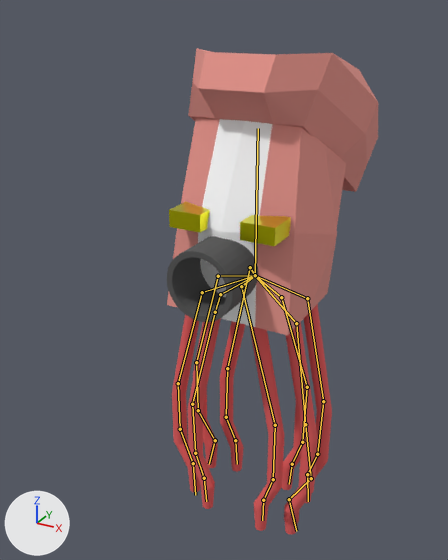
The FBX model blender/Alien.fbx as it was, and as the next commit left it.
One viewpoint serves both versions: a camera (50 mm lens) standing at (7.75, -16.1, 16.08) and looking at (-1.28, 0.31, 7.87). Arrows for +X, +Y and +Z are at lower left; the lights stay in place. The picture after the commit comes second. Both versions are drawn at frame 1 of the action 'アーマチュア|アーマチュアアクション'; the numbers are the values there. The bones that change, and the others that lie on the model, are drawn over the model as lines.

In view in the first picture: '立方体.001'.
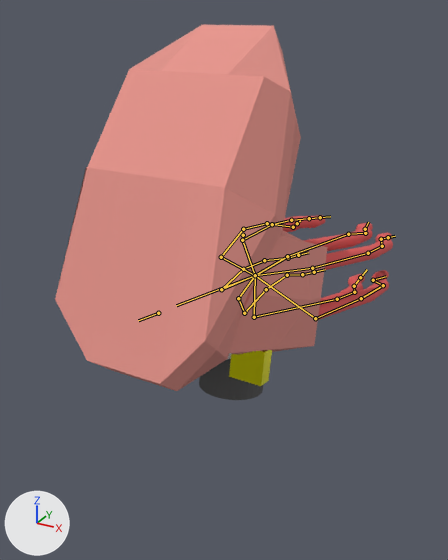
The change, as a diff of the scene's bpy script:
```diff
--- a/blender/Alien.fbx.py
+++ b/blender/Alien.fbx.py
@@ bone_ボーン @@
 bone_ボーン = bpy.data.objects['アーマチュア'].pose.bones['ボーン']
-bone_ボーン.rotation_quaternion = (1.0, 0.0, 0.0, 0.0)  # degrees (0, 0, 0)
+bone_ボーン.rotation_quaternion = (0.771, 0.637, 0.0, 0.0)  # degrees (79, 0, 0)
@@ bone_ボーン_001 @@
 bone_ボーン_001 = bpy.data.objects['アーマチュア'].pose.bones['ボーン.001']
-bone_ボーン_001.rotation_quaternion = (1.0, 0.0, 0.0, 0.0)  # degrees (0, 0, 0)
+bone_ボーン_001.rotation_quaternion = (0.771, -0.523, -0.341, -0.126)  # degrees (-73, -41, 13)
@@ bone_ボーン_008 @@
 bone_ボーン_008 = bpy.data.objects['アーマチュア'].pose.bones['ボーン.008']
-bone_ボーン_008.rotation_quaternion = (1.0, 0.0, 0.0, 0.0)  # degrees (0, 0, 0)
+bone_ボーン_008.rotation_quaternion = (0.771, -0.334, -0.515, -0.173)  # degrees (-54, -65, 11)
@@ bone_ボーン_013 @@
 bone_ボーン_013 = bpy.data.objects['アーマチュア'].pose.bones['ボーン.013']
-bone_ボーン_013.rotation_quaternion = (1.0, 0.0, 0.0, 0.0)  # degrees (0, 0, 0)
+bone_ボーン_013.rotation_quaternion = (0.771, 0.114, -0.602, -0.174)  # degrees (57, -63, -62)
@@ bone_ボーン_020 @@
 bone_ボーン_020 = bpy.data.objects['アーマチュア'].pose.bones['ボーン.020']
-bone_ボーン_020.rotation_quaternion = (1.0, 0.0, 0.0, 0.0)  # degrees (0, 0, 0)
+bone_ボーン_020.rotation_quaternion = (0.771, 0.53, -0.346, -0.073)  # degrees (77, -27, -33)
@@ bone_ボーン_007 @@
 bone_ボーン_007 = bpy.data.objects['アーマチュア'].pose.bones['ボーン.007']
-bone_ボーン_007.rotation_quaternion = (1.0, 0.0, 0.0, 0.0)  # degrees (0, 0, 0)
+bone_ボーン_007.rotation_quaternion = (0.771, -0.63, 0.097, -0.013)  # degrees (-79, 8, -8)
@@ bone_ボーン_029 @@
 bone_ボーン_029 = bpy.data.objects['アーマチュア'].pose.bones['ボーン.029']
-bone_ボーン_029.rotation_quaternion = (1.0, 0.0, 0.0, 0.0)  # degrees (0, 0, 0)
+bone_ボーン_029.rotation_quaternion = (0.771, -0.33, 0.522, 0.157)  # degrees (-55, 65, -14)
@@ bone_ボーン_034 @@
 bone_ボーン_034 = bpy.data.objects['アーマチュア'].pose.bones['ボーン.034']
-bone_ボーン_034.rotation_quaternion = (1.0, 0.0, 0.0, 0.0)  # degrees (0, 0, 0)
+bone_ボーン_034.rotation_quaternion = (0.771, 0.163, 0.577, 0.217)  # degrees (61, 55, 65)
@@ bone_ボーン_039 @@
 bone_ボーン_039 = bpy.data.objects['アーマチュア'].pose.bones['ボーン.039']
-bone_ボーン_039.rotation_quaternion = (1.0, 0.0, 0.0, 0.0)  # degrees (0, 0, 0)
+bone_ボーン_039.rotation_quaternion = (0.771, 0.405, 0.345, 0.35)  # degrees (63, 14, 58)
```

Location of each change, (x1, y1, x2, y2) in pixels of the pictures (448 x 560 px):
'立方体.001', posed (60% wider, 23% shorter): before (167, 48, 378, 535); after (55, 25, 393, 400)
bone 'ボーン', root to tip: before (255, 275) to (258, 128); after (255, 275) to (176, 305)
bone 'ボーン.001', root to tip: before (255, 275) to (220, 294); after (255, 275) to (238, 298)
bone 'ボーン.008', root to tip: before (255, 275) to (202, 292); after (255, 275) to (221, 289)
bone 'ボーン.013', root to tip: before (255, 275) to (218, 276); after (255, 275) to (221, 257)
bone 'ボーン.020', root to tip: before (255, 275) to (250, 267); after (255, 275) to (242, 240)
bone 'ボーン.007', root to tip: before (255, 275) to (241, 286); after (255, 275) to (254, 317)
bone 'ボーン.029', root to tip: before (255, 275) to (296, 323); after (255, 275) to (315, 318)
bone 'ボーン.034', root to tip: before (255, 275) to (307, 298); after (255, 275) to (312, 268)
bone 'ボーン.039', root to tip: before (255, 275) to (281, 297); after (255, 275) to (287, 256)
